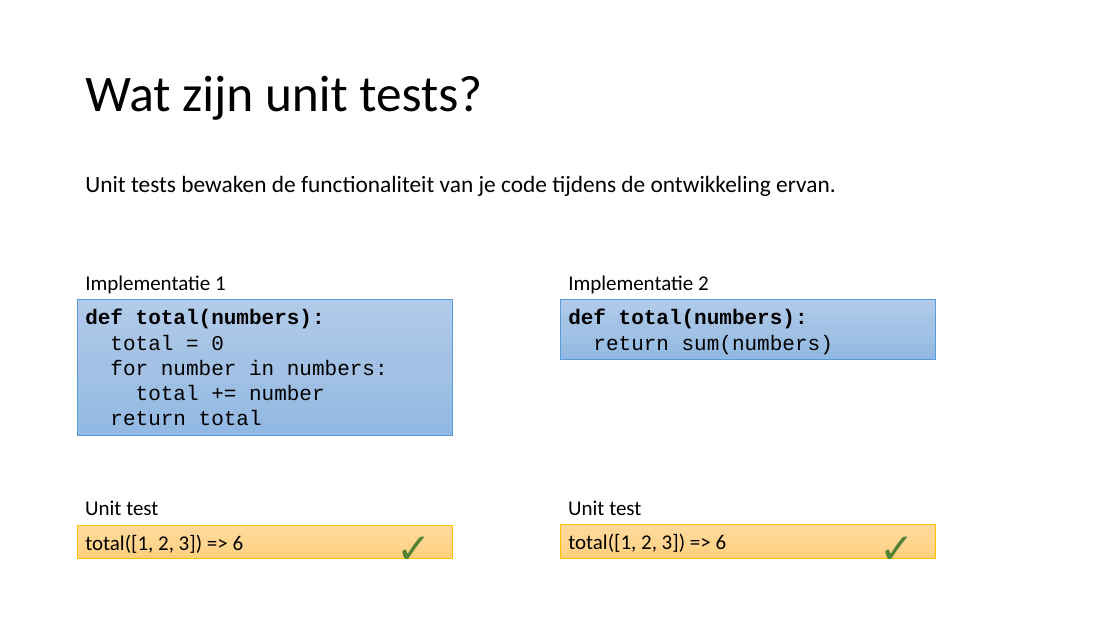
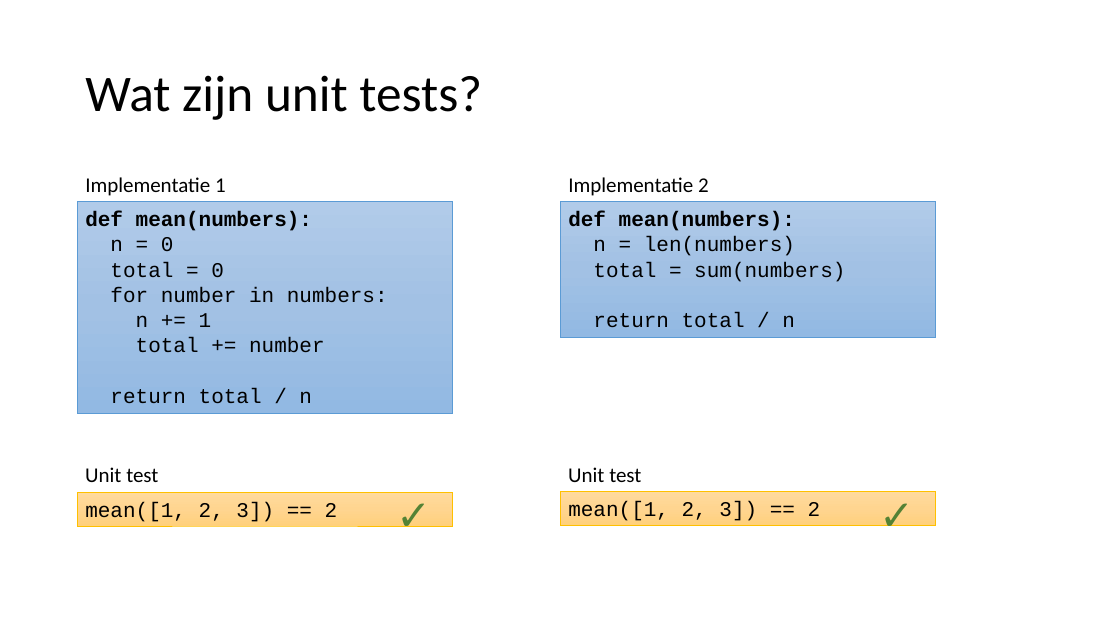
Before and after one commit to LFKoning/knowledge-sharing, a slide deck: slide 41 of python_trainees/2_production_code/python_traineeship_2.pptx (slide 39 before the commit). Drawn at 1120x630 pixels with LibreOffice and Linux fonts; fonts in the diff are those of the drawing. Boxes give left, top, right and bottom in pixels: in the first picture for what was removed or moved away, otherwise in the second. Text is boxed around its words. In the diff, an @@ line names an element or a change of style, - is before the commit and + after.

```diff
--- a/python_trainees/2_production_code/python_traineeship_2.pptx
+++ b/python_trainees/2_production_code/python_traineeship_2.pptx
@@ text "Implementatie 1": place and size @@
-text "Implementatie 1" at bbox=[85, 275, 226, 294]
+text "Implementatie 1" at bbox=[85, 177, 226, 196]
@@ text removed at bbox=[85, 175, 836, 196] @@
-Unit tests bewaken de functionaliteit van je code tijdens de ontwikkeling ervan.
@@ text "Implementatie 2": place and size @@
-text "Implementatie 2" at bbox=[568, 275, 709, 294]
+text "Implementatie 2" at bbox=[568, 177, 709, 196]
@@ rectangle "def mean(numbers):": place and size @@
-rectangle "def mean(numbers):" at bbox=[77, 300, 453, 436]
+rectangle "def mean(numbers):" at bbox=[77, 202, 453, 413]
@@ rectangle "def mean(numbers):": place and size @@
-rectangle "def mean(numbers):" at bbox=[560, 300, 936, 360]
+rectangle "def mean(numbers):" at bbox=[560, 202, 936, 338]
@@ text in rectangle at bbox=[85, 211, 312, 251]: text changed @@
-def total(numbers):
+def mean(numbers):
+n = 0
@@ text in rectangle at bbox=[568, 211, 845, 328]: text changed; bold off @@
-def total(numbers):
-return sum(numbers)
+def mean(numbers):
+n = len(numbers)
+total = sum(numbers)
+return total / n
@@ text in rectangle at bbox=[136, 313, 212, 327]: paragraph added @@
+n += 1
@@ text in rectangle at bbox=[110, 388, 312, 404]: text changed @@
-return total
+return total / n
@@ text in rectangle at bbox=[85, 502, 338, 522]: text changed; font Calibri to Courier New @@
-total([1, 2, 3]) => 6
+mean([1, 2, 3]) == 2
@@ 4 texts, 2 rectangles: place and size @@
-4 texts, 2 rectangles at bbox=[77, 500, 936, 577]
+4 texts, 2 rectangles at bbox=[77, 467, 936, 544]
@@ text in rectangle at bbox=[568, 501, 821, 521]: text changed; font Calibri to Courier New @@
-total([1, 2, 3]) => 6
+mean([1, 2, 3]) == 2
```
Also in this commit, not shown: 30 other slides changed, 8 slides added, 1 slide removed, 30 other files.
